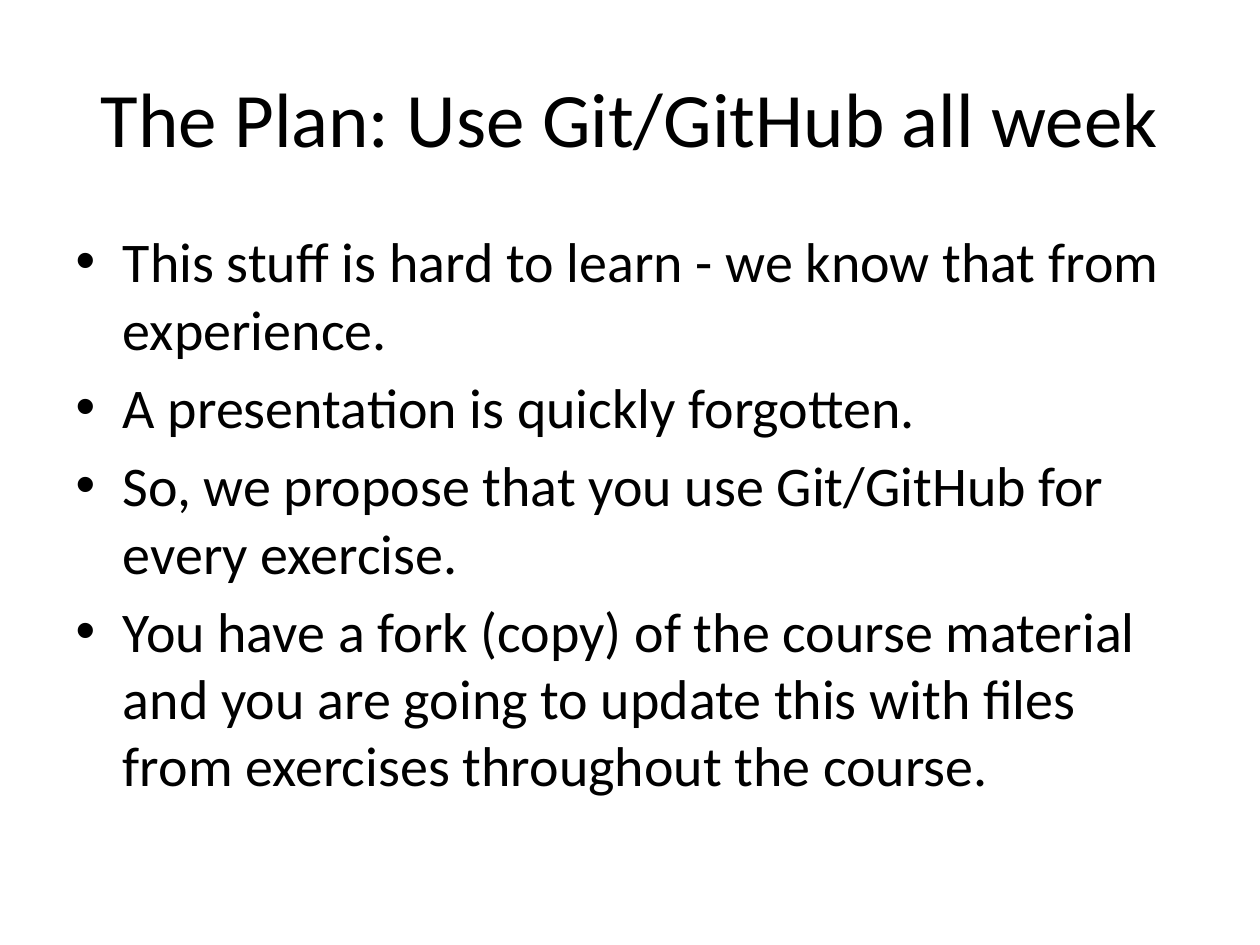
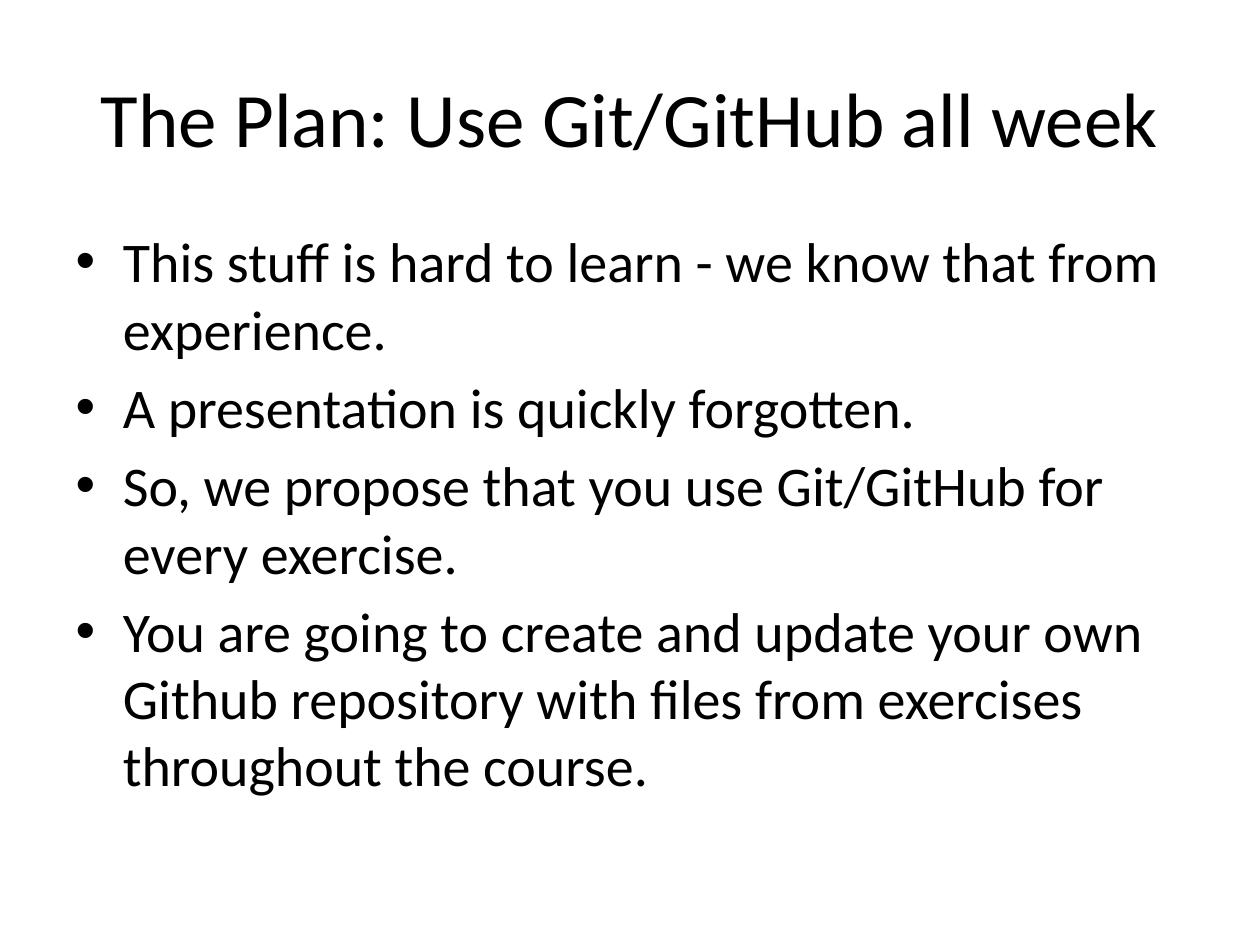
Before and after one commit to ncasuk/ncas-isc, a slide deck: slide 22 of shell/presentations/01_git2.pptx. Drawn at 1260x945 pixels with LibreOffice and Linux fonts; fonts in the diff are those of the drawing; background and template pictures are left out. Boxes give left, top, right and bottom in pixels: in the first picture for what was removed or moved away, otherwise in the second. Text is boxed around its words. In the diff, an @@ line names an element or a change of style, - is before the commit and + after.

Commit message:
updating git talk to have exercise at the end and to start with a new repo

```diff
--- a/shell/presentations/01_git2.pptx
+++ b/shell/presentations/01_git2.pptx
@@ text at bbox=[123, 613, 1142, 796]: text changed @@
-• You have a fork (copy) of the course material and you are going to update this with files from exercises throughout the course.
+• You are going to create and update your own Github repository with files from exercises throughout the course.
```
Also in this commit, not shown: 2 other slides changed.
